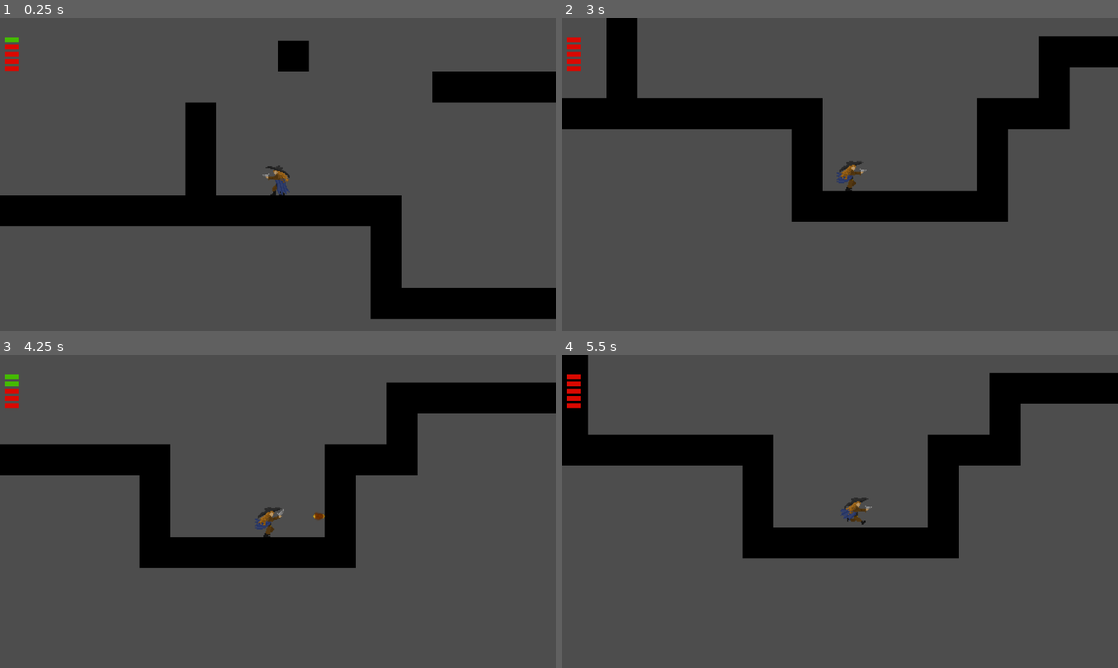
Above: before the commit, frames 1-4 (two rows, left to right).
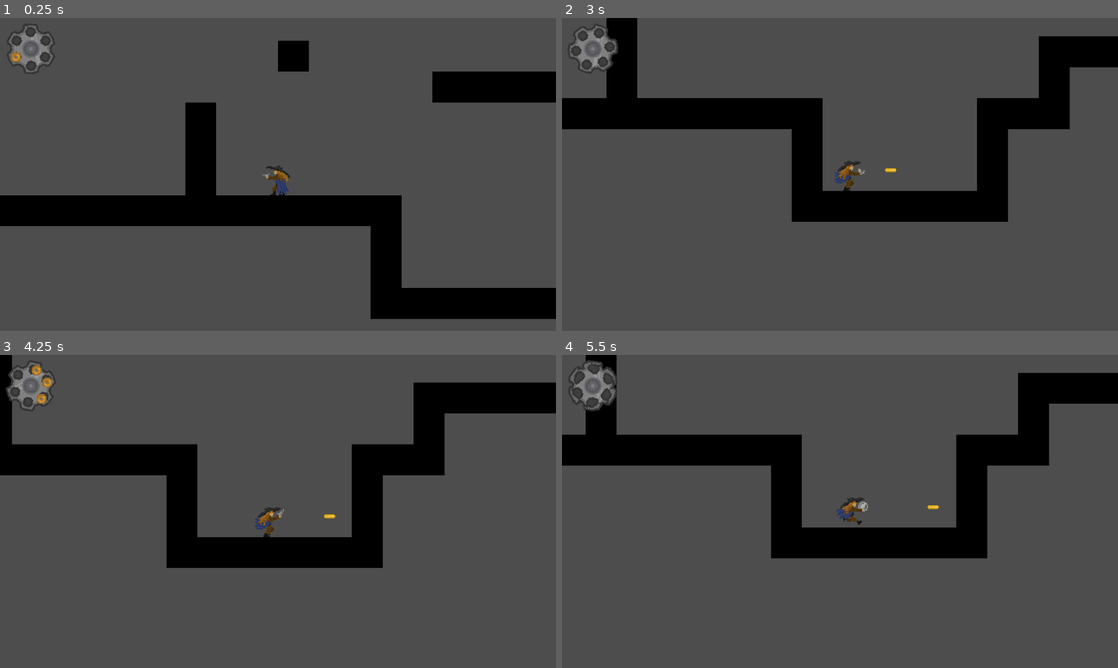
Above: after the commit, the same moments.

Repository: Luminescent-Cheese/crashed-metriodvania
Game: Godot game, scene res://game.tscn
The game is run twice, just before and just after one commit, with the same random seed, the same clock (stepped at 60 frames per second) and the same inputs.
Inputs (mouse positions are in pixels of both pictures, inside the frame that each line leads up to):
- Up to frame 1 (0.25 s): no input
- Up to frame 2 (3 s): move the mouse to (962, 158) at 0.52 s; press the mouse at (962, 158) at 0.53 s; hold D (right) 0.53-2.03 s; tap Space (jump) at 0.77, 1.52 s; move the mouse to (728, 190) at 1.27 s; release the mouse at (728, 190) at 1.28 s; click (728, 190) at 1.35 s; move the mouse to (895, 105) at 2.02 s; press the mouse at (895, 105) at 2.03 s; hold A (left) 2.03-2.78 s; move the mouse to (812, 237) at 2.77 s; release the mouse at (812, 237) at 2.78 s; hold D (right) from 2.78 s (still down); click (812, 237) at 2.85 s
- Up to frame 3 (4.25 s): keep holding D (right); tap Space (jump) at 3.02, 3.77 s; move the mouse to (444, 558) at 3.52 s; press the mouse at (444, 558) at 3.53 s
- Up to frame 4 (5.5 s): move the mouse to (673, 464) at 4.27 s; release D (right) at 4.28 s; release the mouse at (673, 464) at 4.28 s; hold A (left) 4.28-5.03 s; click (673, 464) at 4.35 s; tap Space (jump) at 4.52 s; move the mouse to (867, 511) at 5.02 s; press the mouse at (867, 511) at 5.03 s; hold D (right) from 5.03 s (still down)

The runs differ from the first frame. In frame 1, 0.8% of the frame differs, in the area x 0-10%, y 2-18%; in frame 2, 1.0%; in frame 3, 9.2%; in frame 4, 11%, in the area x 0-88%, y 0-65%.

Commit message:
Updated Bullet UI

Diff:
--- a/UI/ammo_counter.gd
+++ b/UI/ammo_counter.gd
@@ -1,8 +1,12 @@
 extends Control
+@onready var BarrelUI = $BarrelUI
+@onready var BarrelUIAnimation = $BarrelUIAnimationPlayer
+
 var AmmoUIPart = preload("res://UI/ammo_ui_part.tscn")
 
 var maxAmmo = 0
 var currentAmmo = 0
+var lastCurrentAmmo = 0
 
 var distanceFromTop = 40
 
@@ -10,12 +14,26 @@
 	for i in range(maxAmmo):
 		var newAmmoUI = AmmoUIPart.instantiate()
 		newAmmoUI.name = "AmmoUIPart" + str(i)
-		newAmmoUI.position.y = (i * 15) + distanceFromTop
+		#newAmmoUI.position.y = (i * 15) + distanceFromTop
+		newAmmoUI.global_position = get_child(0).get_child(i).global_position
 		add_child(newAmmoUI)
 
+func _reset_Ammo_UI():
+	BarrelUI.rotation = 0
+	lastCurrentAmmo = maxAmmo
+	BarrelUIAnimation.play("spin")
+
+func _spin_Ammo_UI():
+	var rotationTween = get_tree().create_tween()
+	rotationTween.tween_property(BarrelUI, "rotation",BarrelUI.rotation-1.0472,0.1)
+
 func _process(delta: float) -> void:
+	if currentAmmo != lastCurrentAmmo:
+		_spin_Ammo_UI()
 	for i in range(maxAmmo):
 		if currentAmmo > i:
 			get_node("AmmoUIPart" + str(i)).currentState = true
 		else:
 			get_node("AmmoUIPart" + str(i)).currentState = false
+		get_node("AmmoUIPart" + str(maxAmmo - 1 -i)).global_position = get_child(0).get_child(i).global_position
+	lastCurrentAmmo = currentAmmo
--- a/UI/ammo_counter.tscn
+++ b/UI/ammo_counter.tscn
@@ -1,6 +1,170 @@
-[gd_scene load_steps=2 format=3 uid="uid://p42oqkqpd4sa"]
+[gd_scene load_steps=17 format=3 uid="uid://p42oqkqpd4sa"]
 
 [ext_resource type="Script" uid="uid://bsnibn2pqjcnp" path="res://UI/ammo_counter.gd" id="1_uu1m0"]
+[ext_resource type="Texture2D" uid="uid://p4adq1746hcl" path="res://UI/gun barrel ui.png" id="2_f1y6u"]
+[ext_resource type="Texture2D" uid="uid://dnfy8elww0x06" path="res://UI/gun barrel ui spin (1).png" id="3_b4c7v"]
+
+[sub_resource type="AtlasTexture" id="AtlasTexture_b4c7v"]
+atlas = ExtResource("2_f1y6u")
+region = Rect2(0, 0, 256, 256)
+
+[sub_resource type="AtlasTexture" id="AtlasTexture_x88rt"]
+atlas = ExtResource("3_b4c7v")
+region = Rect2(0, 0, 256, 256)
+
+[sub_resource type="AtlasTexture" id="AtlasTexture_q5fvx"]
+atlas = ExtResource("3_b4c7v")
+region = Rect2(256, 0, 256, 256)
+
+[sub_resource type="AtlasTexture" id="AtlasTexture_cq8ah"]
+atlas = ExtResource("3_b4c7v")
+region = Rect2(512, 0, 256, 256)
+
+[sub_resource type="AtlasTexture" id="AtlasTexture_ljl5m"]
+atlas = ExtResource("3_b4c7v")
+region = Rect2(0, 256, 256, 256)
+
+[sub_resource type="AtlasTexture" id="AtlasTexture_s18ik"]
+atlas = ExtResource("3_b4c7v")
+region = Rect2(256, 256, 256, 256)
+
+[sub_resource type="AtlasTexture" id="AtlasTexture_ciucb"]
+atlas = ExtResource("3_b4c7v")
+region = Rect2(512, 256, 256, 256)
+
+[sub_resource type="AtlasTexture" id="AtlasTexture_0362v"]
+atlas = ExtResource("3_b4c7v")
+region = Rect2(0, 512, 256, 256)
+
+[sub_resource type="AtlasTexture" id="AtlasTexture_gckl8"]
+atlas = ExtResource("3_b4c7v")
+region = Rect2(256, 512, 256, 256)
+
+[sub_resource type="SpriteFrames" id="SpriteFrames_x88rt"]
+animations = [{
+"frames": [{
+"duration": 1.0,
+"texture": SubResource("AtlasTexture_b4c7v")
+}],
+"loop": true,
+"name": &"normal",
+"speed": 5.0
+}, {
+"frames": [{
+"duration": 1.0,
+"texture": SubResource("AtlasTexture_x88rt")
+}, {
+"duration": 1.0,
+"texture": SubResource("AtlasTexture_q5fvx")
+}, {
+"duration": 1.0,
+"texture": SubResource("AtlasTexture_cq8ah")
+}, {
+"duration": 1.0,
+"texture": SubResource("AtlasTexture_ljl5m")
+}, {
+"duration": 1.0,
+"texture": SubResource("AtlasTexture_s18ik")
+}, {
+"duration": 1.0,
+"texture": SubResource("AtlasTexture_ciucb")
+}, {
+"duration": 1.0,
+"texture": SubResource("AtlasTexture_0362v")
+}, {
+"duration": 1.0,
+"texture": SubResource("AtlasTexture_gckl8")
+}],
+"loop": false,
+"name": &"spin",
+"speed": 12.0
+}]
+
+[sub_resource type="Animation" id="Animation_b4c7v"]
+resource_name = "spin"
+length = 0.75
+step = 0.0833
+tracks/0/type = "value"
+tracks/0/imported = false
+tracks/0/enabled = true
+tracks/0/path = NodePath(".:animation")
+tracks/0/interp = 1
+tracks/0/loop_wrap = true
+tracks/0/keys = {
+"times": PackedFloat32Array(0),
+"transitions": PackedFloat32Array(1),
+"update": 1,
+"values": [&"spin"]
+}
+tracks/1/type = "value"
+tracks/1/imported = false
+tracks/1/enabled = true
+tracks/1/path = NodePath(".:frame")
+tracks/1/interp = 1
+tracks/1/loop_wrap = true
+tracks/1/keys = {
+"times": PackedFloat32Array(0, 0.0833, 0.1666, 0.24990001, 0.3332, 0.4165, 0.49980003, 0.5831, 0.6664),
+"transitions": PackedFloat32Array(1, 1, 1, 1, 1, 1, 1, 1, 1),
+"update": 1,
+"values": [0, 1, 2, 3, 4, 5, 6, 7, 0]
+}
+tracks/2/type = "value"
+tracks/2/imported = false
+tracks/2/enabled = true
+tracks/2/path = NodePath(".:rotation")
+tracks/2/interp = 1
+tracks/2/loop_wrap = true
+tracks/2/keys = {
+"times": PackedFloat32Array(0.75),
+"transitions": PackedFloat32Array(1),
+"update": 0,
+"values": [0.0]
+}
+
+[sub_resource type="Animation" id="Animation_x88rt"]
+length = 0.001
+tracks/0/type = "value"
+tracks/0/imported = false
+tracks/0/enabled = true
+tracks/0/path = NodePath(".:animation")
+tracks/0/interp = 1
+tracks/0/loop_wrap = true
+tracks/0/keys = {
+"times": PackedFloat32Array(0),
+"transitions": PackedFloat32Array(1),
+"update": 1,
+"values": [&"spin"]
+}
+tracks/1/type = "value"
+tracks/1/imported = false
+tracks/1/enabled = true
+tracks/1/path = NodePath(".:frame")
+tracks/1/interp = 1
+tracks/1/loop_wrap = true
+tracks/1/keys = {
+"times": PackedFloat32Array(0),
+"transitions": PackedFloat32Array(1),
+"update": 1,
+"values": [0]
+}
+tracks/2/type = "value"
+tracks/2/imported = false
+tracks/2/enabled = true
+tracks/2/path = NodePath(".:rotation")
+tracks/2/interp = 1
+tracks/2/loop_wrap = true
+tracks/2/keys = {
+"times": PackedFloat32Array(0),
+"transitions": PackedFloat32Array(1),
+"update": 0,
+"values": [0.0]
+}
+
+[sub_resource type="AnimationLibrary" id="AnimationLibrary_x88rt"]
+_data = {
+&"RESET": SubResource("Animation_x88rt"),
+&"spin": SubResource("Animation_b4c7v")
+}
 
 [node name="Ammo Counter" type="Control"]
 layout_mode = 3
@@ -10,3 +174,35 @@
 grow_horizontal = 2
 grow_vertical = 2
 script = ExtResource("1_uu1m0")
+
+[node name="BarrelUI" type="AnimatedSprite2D" parent="."]
+texture_filter = 1
+position = Vector2(64, 64)
+scale = Vector2(0.5, 0.5)
+sprite_frames = SubResource("SpriteFrames_x88rt")
+animation = &"spin"
+
+[node name="BulletSpawn0" type="Node2D" parent="BarrelUI"]
+position = Vector2(0, -68)
+
+[node name="BulletSpawn1" type="Node2D" parent="BarrelUI"]
+position = Vector2(60, -36)
+
+[node name="BulletSpawn2" type="Node2D" parent="BarrelUI"]
+position = Vector2(60, 36)
+
+[node name="BulletSpawn3" type="Node2D" parent="BarrelUI"]
+position = Vector2(0, 68)
+
+[node name="BulletSpawn4" type="Node2D" parent="BarrelUI"]
+position = Vector2(-60, 36)
+scale = Vector2(2, 2)
+
+[node name="BulletSpawn5" type="Node2D" parent="BarrelUI"]
+position = Vector2(-60, -36)
+
+[node name="BarrelUIAnimationPlayer" type="AnimationPlayer" parent="."]
+root_node = NodePath("../BarrelUI")
+libraries = {
+&"": SubResource("AnimationLibrary_x88rt")
+}
--- a/UI/ammo_ui_part.tscn
+++ b/UI/ammo_ui_part.tscn
@@ -1,10 +1,10 @@
-[gd_scene load_steps=2 format=3 uid="uid://tea41pkk64y8"]
+[gd_scene load_steps=3 format=3 uid="uid://tea41pkk64y8"]
 
+[ext_resource type="Texture2D" uid="uid://c6chmbk6r7k42" path="res://UI/bullet ui.png" id="1_4g13n"]
 [ext_resource type="Script" uid="uid://bght1xkq8jivp" path="res://UI/ammo_ui_state.gd" id="1_k5tjl"]
 
-[node name="AmmoUIPart" type="ColorRect"]
-offset_left = 10.0
-offset_top = 6.0
-offset_right = 39.0
-offset_bottom = 16.0
+[node name="AmmoUIPart" type="Sprite2D"]
+texture_filter = 1
+scale = Vector2(0.5, 0.5)
+texture = ExtResource("1_4g13n")
 script = ExtResource("1_k5tjl")
--- a/UI/ammo_ui_state.gd
+++ b/UI/ammo_ui_state.gd
@@ -1,8 +1,8 @@
-extends ColorRect
-var currentState = true
+extends Sprite2D
+var currentState:bool = true
 
 func _physics_process(delta: float) -> void:
 	if currentState:
-		color = Color(0.266, 0.734, 0.0, 1.0)
+		visible = true
 	else:
-		color = Color(0.853, 0.033, 0.0, 1.0)
+		visible = false
--- a/game.gd
+++ b/game.gd
@@ -3,7 +3,7 @@
 @onready var playerGun = $"Player/Arm"
 
 #All the variables that need to be saved between rooms
-var maxAmmo = 5
+var maxAmmo = 6
 var maxHealth
 
 var currentAmmo = 1
@@ -13,7 +13,6 @@
 	Engine.time_scale = timescale
 	await get_tree().create_timer(duration, true, false, true).timeout
 	Engine.time_scale = 1.0
-
 
 func _ready() -> void:
 	AmmoCounter.maxAmmo = maxAmmo
@@ -29,3 +28,7 @@
 	AmmoCounter.maxAmmo = playerGun.maxAmmo
 	currentAmmo = playerGun.currentAmmo
 	AmmoCounter.currentAmmo = playerGun.currentAmmo
+
+
+func _on_player_reset_bullet_ui_booster() -> void:
+	AmmoCounter._reset_Ammo_UI()
--- a/game.tscn
+++ b/game.tscn
@@ -29,3 +29,5 @@
 [node name="UI" type="CanvasLayer" parent="."]
 
 [node name="Ammo Counter" parent="UI" instance=ExtResource("4_fc0e3")]
+
+[connection signal="ResetBulletUIBooster" from="Player" to="." method="_on_player_reset_bullet_ui_booster"]
--- a/player/arm/shoot.gd
+++ b/player/arm/shoot.gd
@@ -6,7 +6,7 @@
 @export var GunAnimationPlayer: AnimationPlayer
 
 @export var canShoot = true
-var maxAmmo = 0
+var maxAmmo = 6
 var recoil = 1000
 
 @onready var bulletSpawn = $ArmAnimations/bulletFirePoint
@@ -16,6 +16,10 @@
 var currentDirection = 0
 var currentAmmo = 0
 var currentFacing = 1
+
+#signal that tells UI to reset bullets
+signal resetBulletUI
+
 func _physics_process(delta: float) -> void:
 
 	#Gets player current position
@@ -35,6 +39,7 @@
 	else:
 		if get_parent().is_on_floor():
 			GunAnimationPlayer.play("spin")
+			resetBulletUI.emit()
 
 	#rotates gun to right position (intendedDirection is used to tell the bullets which direction to fire)
 	if Input.is_action_pressed("up"):
@@ -69,3 +74,4 @@
 func _on_time_since_last_bullet_timeout() -> void:
 	#if the player doesn't do anything for a while this will automatically reset their ammo
 	GunAnimationPlayer.play("spin")
+	resetBulletUI.emit()
--- a/player/player.gd
+++ b/player/player.gd
@@ -1,6 +1,9 @@
 extends CharacterBody2D
 @onready var Game = $".."
 @onready var animation_tree = $PlayerAnimationTree
+
+#Signals
+signal ResetBulletUIBooster
 #Factual Variables
 var MAXSPEED = 500
 var gravity = 150
@@ -157,3 +160,7 @@
 		animation_tree["parameters/Walk/blend_position"] = heldDirection
 		animation_tree["parameters/Falling/blend_position"] = heldDirection
 		animation_tree["parameters/Jumping/blend_position"] = heldDirection
+
+
+func _on_arm_reset_bullet_ui() -> void:
+	ResetBulletUIBooster.emit()
--- a/player/player.tscn
+++ b/player/player.tscn
@@ -1094,4 +1094,5 @@
 position_smoothing_speed = 3.0
 
 [connection signal="fire_recoil" from="Arm" to="." method="_on_arm_fire_recoil"]
+[connection signal="resetBulletUI" from="Arm" to="." method="_on_arm_reset_bullet_ui"]
 [connection signal="timeout" from="Arm/TimeSinceLastBullet" to="Arm" method="_on_time_since_last_bullet_timeout"]
Binary file added: UI/bullet ui.png
Not shown, added: UI/bullet ui.png.import
Binary file added: UI/gun barrel ui spin (1).png
Not shown, added: UI/gun barrel ui spin (1).png.import
Binary file added: UI/gun barrel ui.png
Not shown, added: UI/gun barrel ui.png.import
